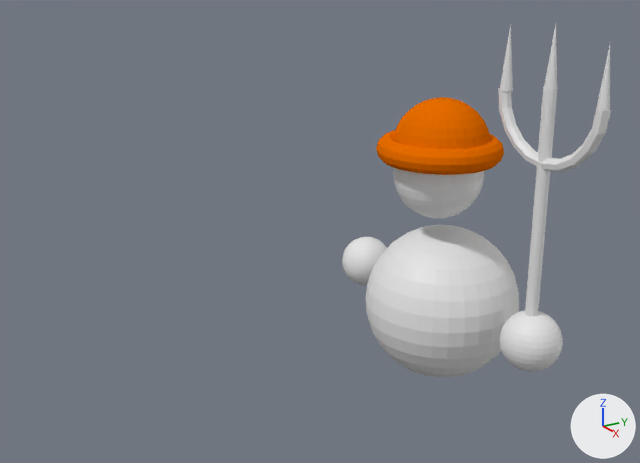
An edit to the Blender file Assets/Enemies/Blend Files/FarmerPitchfork.blend, drawn before and after from the same camera.
Both versions are drawn from a 50 mm lens placed at (8.89, -7.23, 5.91), pointed at (0.14, -1.95, 2.42). Every picture has the same lights, and +X, +Y and +Z are marked at lower right.
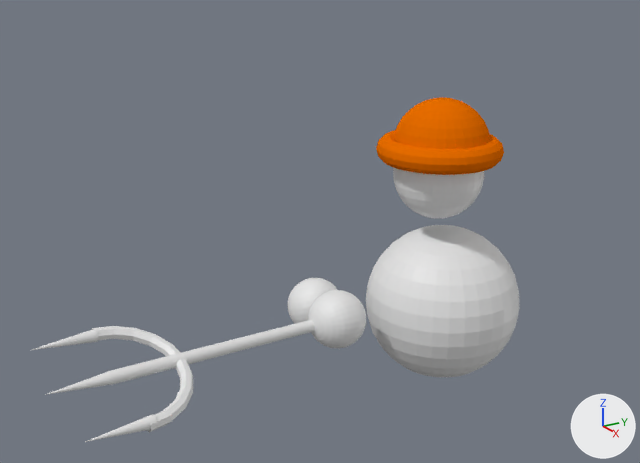
Pixel boxes (x1, y1, x2, y2) of what changed, in the pictures (640 x 463 px):
'Sphere', moved: before (365, 225, 519, 377); after (366, 225, 520, 377)
'Sphere.002', reshaped, moved, turned: before (500, 311, 563, 372); after (32, 290, 366, 442)
'Cylinder', deleted: before (498, 24, 611, 317)
'Sphere.001', moved, turned: before (342, 237, 387, 285); after (288, 278, 337, 324)
part 1 of me_sphere_002, added: after (86, 414, 157, 442)
part 2 of me_sphere_002, added: after (45, 372, 111, 395)
part 3 of me_sphere_002, added: after (32, 329, 98, 350)
part 4 of me_sphere_002, added: after (107, 320, 315, 385)
part 5 of me_sphere_002, added: after (91, 326, 193, 432)

What changed in the scene script:
```text
Change me_sphere_002:
    used by ob_sphere_002; location = (1.65, 0.21, 1.04); scale = (0.384, 0.384, 0.384)
    remove me_sphere_002.from_pydata(...)  # 482 vertices, 512 faces; spans x -1.0..1.0, y -1.0..1.0, z -1.0..1.0
    add me_sphere_002.from_pydata(...)  # 786 vertices, 779 faces; spans x -2.22..2.17, y -1.0..1.0, z -1.0..10.15
    me_sphere_002 part 1: a new loose piece, a 32-sided cone pointing to +z spanning x 1.72..2.13, y -0.29..0.12, z 7.72..9.77
    me_sphere_002 part 2: a new loose piece, a 32-sided cone pointing to +z spanning x -0.3..0.1, y -0.31..0.1, z 8.12..10.15
    me_sphere_002 part 3: a new loose piece, a 32-sided cone pointing to +z spanning x -2.16..-1.75, y -0.32..0.09, z 7.88..9.93
    me_sphere_002 part 4: a new loose piece of 128 vertices spanning x -0.31..0.1, y -0.31..0.1, z -0.8..8.23
    me_sphere_002 part 5: a new loose piece of 77 vertices spanning x -2.22..2.17, y -0.32..0.08, z 5.73..7.93
Remove ob_cylinder:
    ob_cylinder = bpy.data.objects.new('Cylinder', me_cylinder)
    ob_cylinder.location = (1.65, 0.18, 1.52)
    ob_cylinder.scale = (0.788, 0.788, 0.788)
Change ob_sphere_002:
    ob_sphere_002.location: (1.65, 0.21, 1.04) -> (-0.14, -1.51, 1.04)
    ob_sphere_002.rotation_euler: (0.0, 0.0, 0.0) -> (1.528, 0.336, 0.068)  # degrees (0, 0, 0) -> degrees (88, 19, 3.9)
Change ob_sphere_001:
    ob_sphere_001.location: (-1.95, 0.17, 0.94) -> (-0.88, -1.41, 0.94)
    ob_sphere_001.rotation_euler: (0.0, 0.0, 0.0) -> (0.0638, -0.349, 0.259)  # degrees (0, 0, 0) -> degrees (3.7, -20, 15)
Change ob_sphere:
    ob_sphere.location: (-0.14, 0.23, 0.92) -> (-0.13, 0.23, 0.92)
```
